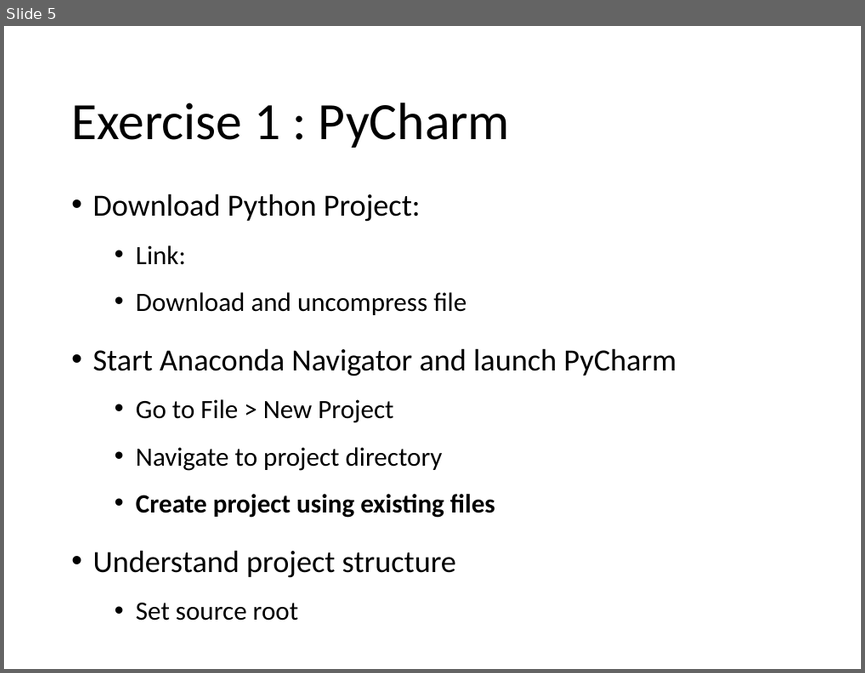
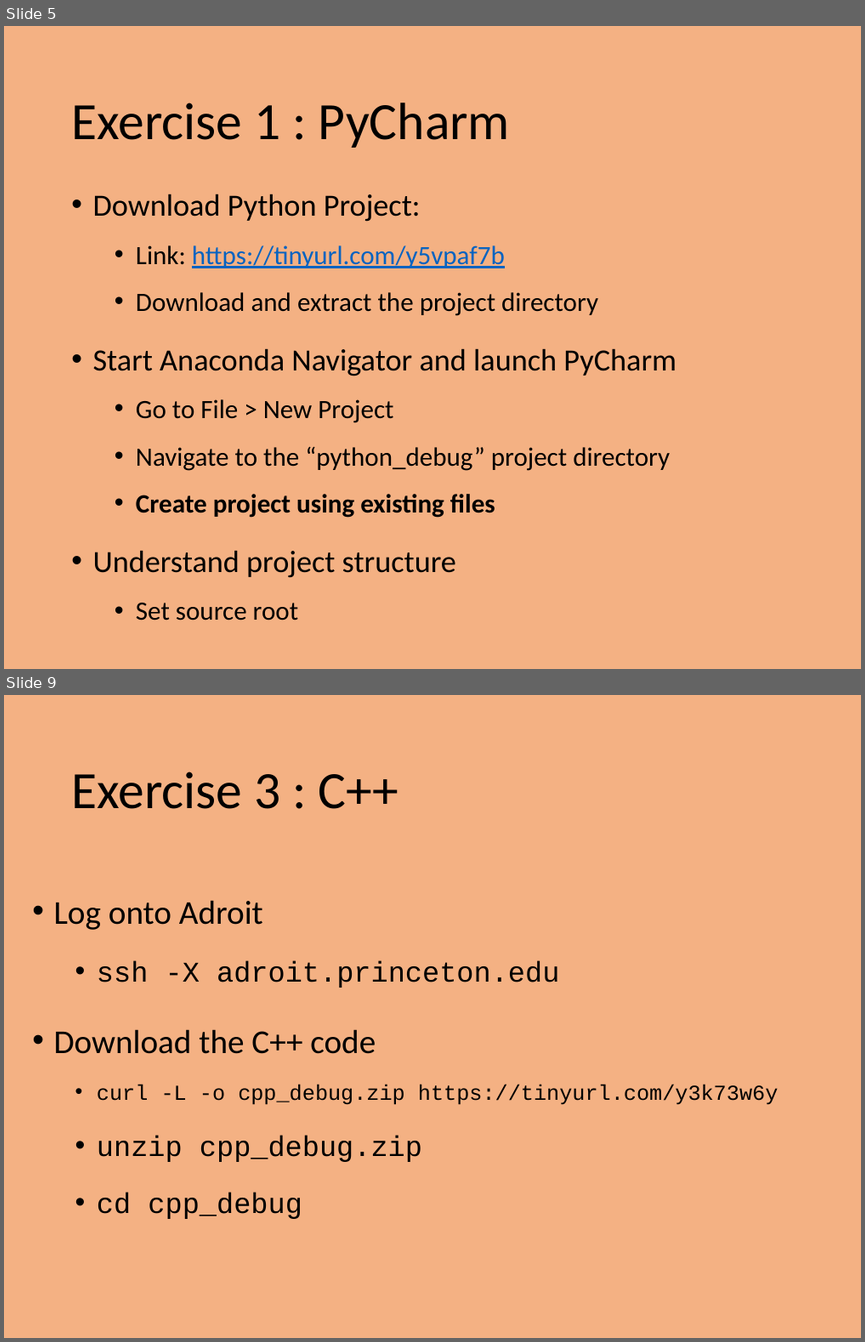
Before and after one commit to PrincetonUniversity/intro_debugging, a slide deck: 01_overview/Introduction_To_Debugging.pptx. Shown one above the other, each under a label of ours: slide 5 before the commit, slides 5 and 9 after it; the slides between them are not shown. The pictures are 865x673 and 865x1342 pixels, drawn with LibreOffice and Linux fonts; fonts in the diff are those of the drawing. Boxes give left, top, right and bottom in pixels: in the first picture for what was removed or moved away, otherwise in the second. Text is boxed around its words. In the diff, an @@ line names an element or a change of style, - is before the commit and + after.

```diff
--- a/01_overview/Introduction_To_Debugging.pptx
+++ b/01_overview/Introduction_To_Debugging.pptx
@@ slide 9 added at box(4, 695, 861, 1338), background #F4B183 @@
@@ title added at box(71, 771, 399, 809), 44 pt, text #000000 @@
+Exercise 3 : C++
@@ text added at box(54, 900, 778, 1219), 24 pt, text #000000 @@
+• Log onto Adroit
+  • ssh -X adroit.princeton.edu
+• Download the C++ code
+  • curl -L -o cpp_debug.zip https://tinyurl.com/y3k73w6y
+  • unzip cpp_debug.zip
+  • cd cpp_debug
@@ slide 5 changed as well @@
@@ background #FFFFFF to #F4B183 @@
@@ text at box(136, 245, 598, 316): text changed @@
-  • Link:
-  • Download and uncompress file
+  • Link: https://tinyurl.com/y5vpaf7b
+  • Download and extract the project directory
@@ text at box(136, 446, 670, 471): text changed @@
-  • Navigate to project directory
+  • Navigate to the “python_debug” project directory
```
Also in this commit, not shown: 5 other slides changed, 3 other slides added, 1 slide removed, 10 other files.
